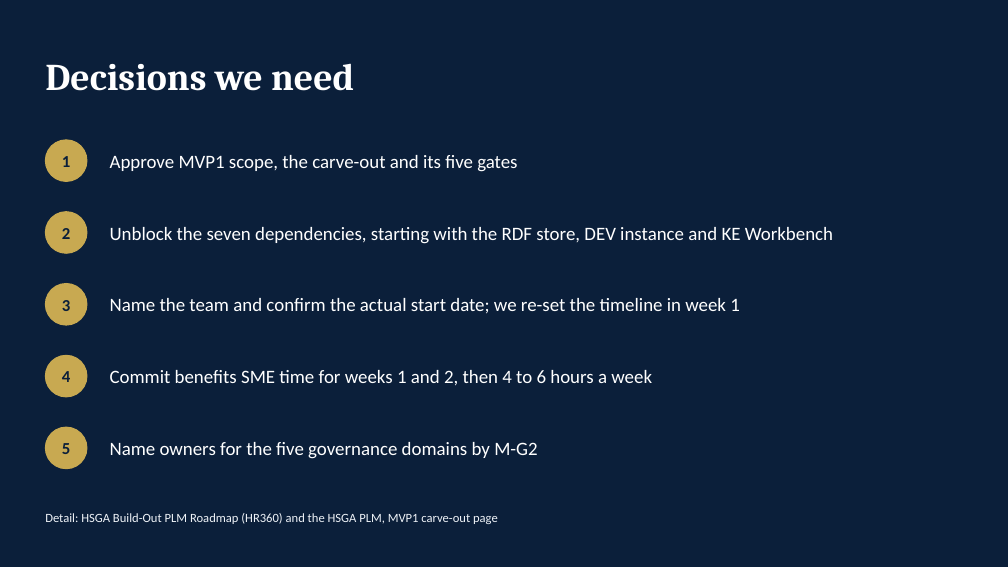
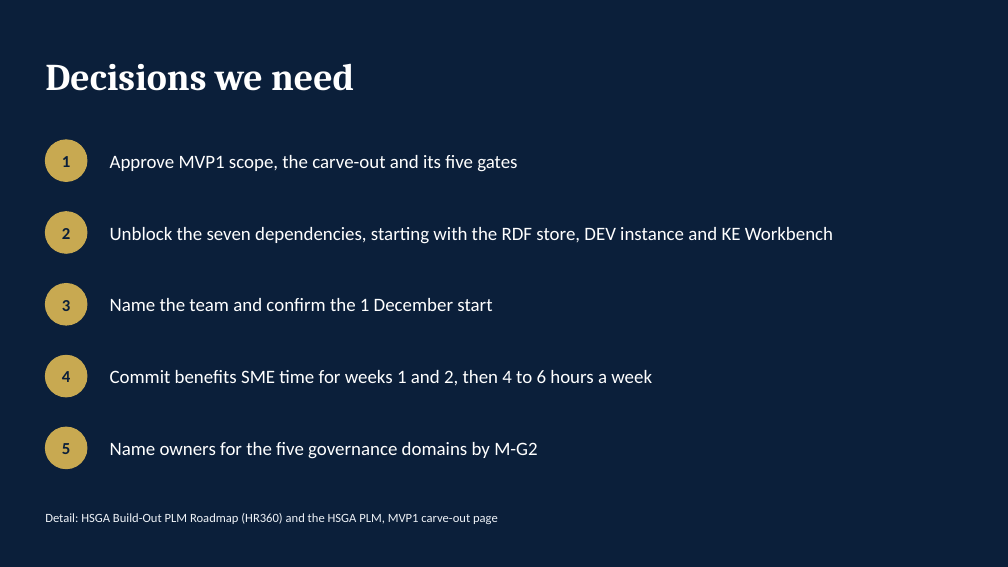
Before and after one commit to jeffw5/Knowledge-Engineering, a slide deck: slide 18 of KE Roadmap/MVP1/HSGA_MVP1_Briefing.pptx. Drawn at 1008x567 pixels with LibreOffice and Linux fonts; fonts in the diff are those of the drawing. Boxes give left, top, right and bottom in pixels: in the first picture for what was removed or moved away, otherwise in the second. Text is boxed around its words. In the diff, an @@ line names an element or a change of style, - is before the commit and + after.

```diff
--- a/KE Roadmap/MVP1/HSGA_MVP1_Briefing.pptx
+++ b/KE Roadmap/MVP1/HSGA_MVP1_Briefing.pptx
@@ text at box(110, 298, 492, 311): text changed @@
-Name the team and confirm the actual start date; we re-set the timeline in week 1
+Name the team and confirm the 1 December start
```
Also in this commit, not shown: 17 other slides changed, 17 other files.
